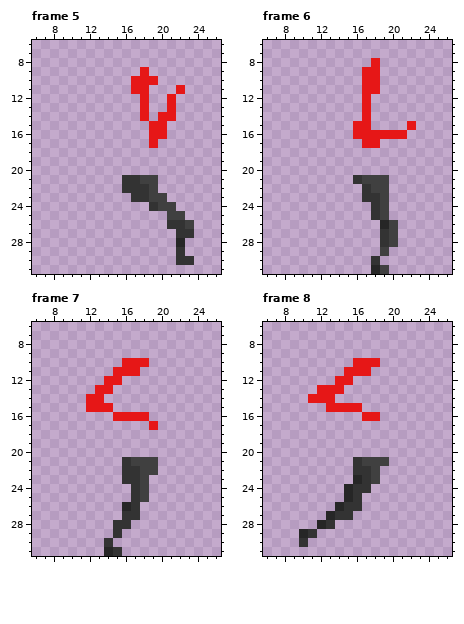
File history of a pixel-art file, aseperite textures/run cycle.ase. That is the earlier state.
32x32 pixels, 8 frames. Shown: frame 5: x 6..26, y 6..31; frame 6: x 6..26, y 6..31; frame 7: x 6..26, y 6..31; frame 8: x 6..26, y 6..31. The commit also changed other frames, which this record leaves out.
Now the later version:
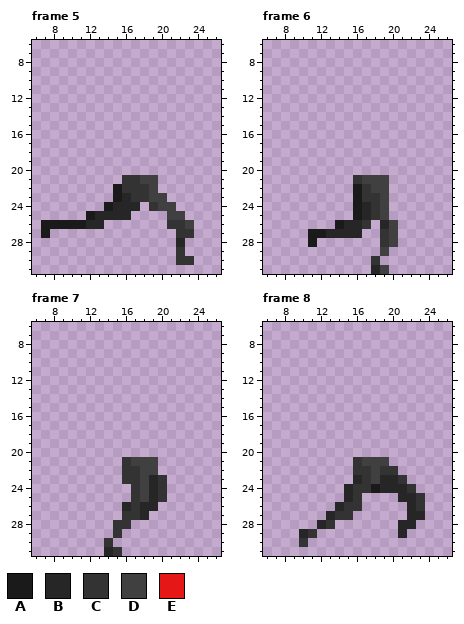
Palette (. is transparent): A #1a1a1a  B #262626  C #333333  D #404040  E #e61717
Message: fuck arms
Diff:
layer "left leg" now shown
Frame 5, layers "right arm", "left leg":
y 9: x 18 E -> .
y 10: x 17..19 EEE -> ...
y 11: x 17..18 EE -> ..; x 22 E -> .
y 12..13: x 18 E -> .; x 21 E -> .
y 14: x 18 E -> .; x 20..21 EE -> ..
y 15..16: x 19..20 EE -> ..
y 17: x 19 E -> .
y 22: x 15 . -> A
y 23: x 15..16 .. -> AB
y 24: x 14..17 .... -> ABBB
y 25: x 12..16 ..... -> ABBBB
y 26: x 7..13 ....... -> AAAAABB
y 27: x 7 . -> A
Frame 6, layers "right arm", "left leg":
y 8: x 18 E -> .
y 9..11: x 17..18 EE -> ..
y 12..14: x 17 E -> .
y 15: x 16..17 EE -> ..; x 22 E -> .
y 16: x 16..21 EEEEEE -> ......
y 17: x 17..18 EE -> ..
y 22..23: x 16 . -> A
y 24..25: x 16..17 .. -> AB
y 26: x 14..17 .... -> ABBC
y 27: x 11..16 ...... -> AABBBB
y 28: x 11 . -> A
Frame 7, layers "right arm", "left leg":
y 10: x 16..18 EEE -> ...
y 11: x 15..17 EEE -> ...
y 12: x 14..15 EE -> ..
y 13: x 13..14 EE -> ..
y 14: x 12..13 EE -> ..
y 15: x 12..14 EEE -> ...
y 16: x 15..18 EEEE -> ....
y 17: x 19 E -> .
y 23..25: x 19..20 .. -> BC
y 26: x 18..19 .. -> BB
y 27: x 18 . -> B
Frame 8, layers "right arm", "left leg":
y 10: x 16..18 EEE -> ...
y 11: x 15..17 EEE -> ...
y 12: x 14..15 EE -> ..
y 13: x 12..14 EEE -> ...
y 14: x 11..13 EEE -> ...
y 15: x 13..16 EEEE -> ....
y 16: x 17..18 EE -> ..
y 22: x 19..20 .. -> CC
y 23: x 19..21 ... -> BBC
y 24: x 18..22 ..... -> ABBBC
y 25: x 21..23 ... -> BBC
y 26: x 22..23 .. -> BC
y 27: x 22..23 .. -> BB
y 28: x 21..22 .. -> BB
y 29: x 21 . -> B
